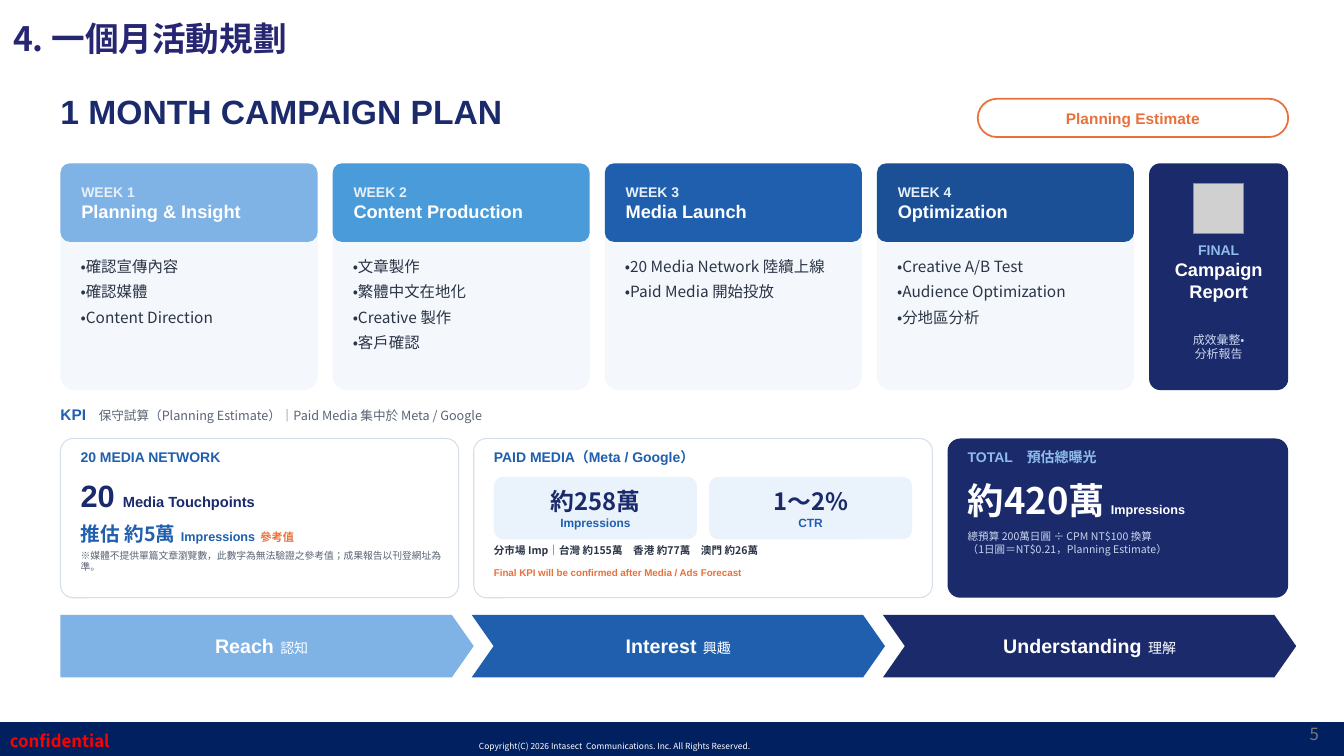
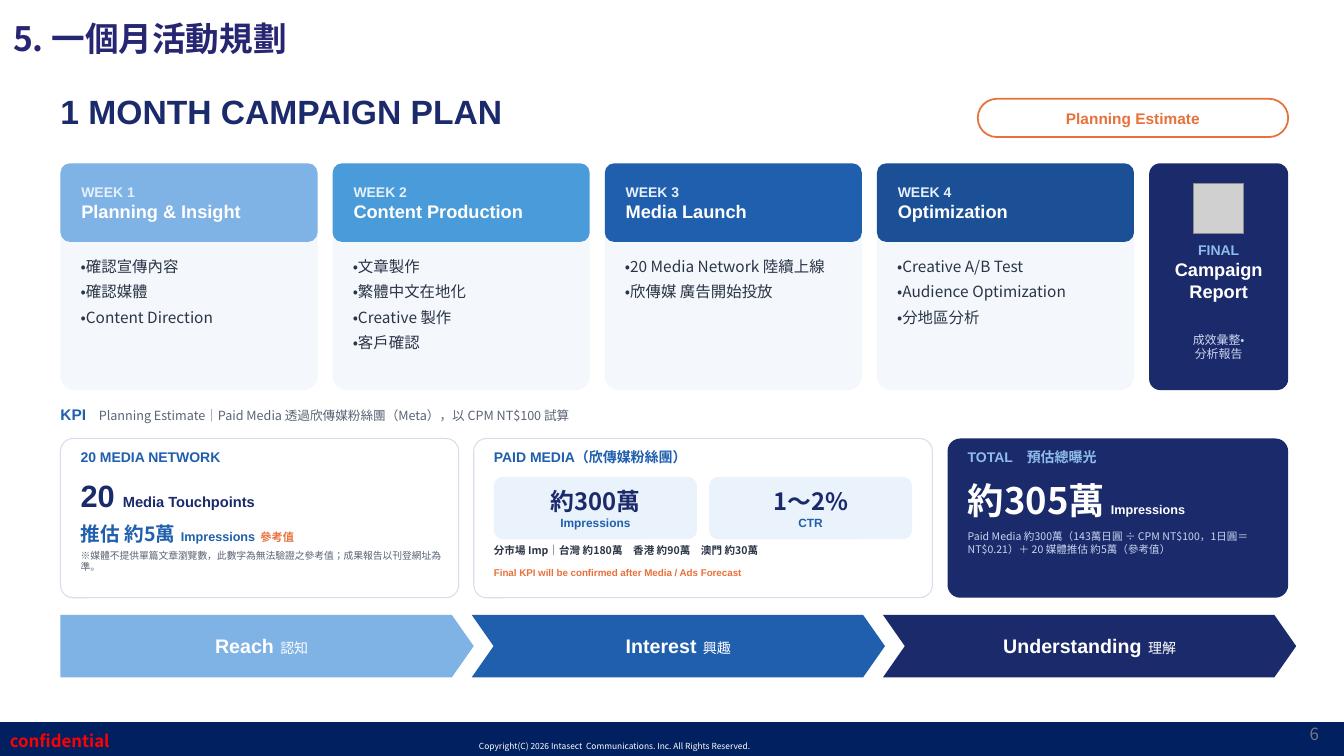
Before and after one commit to shelleychenyi/proposal, a slide deck: slide 6 of 神奈川縣/【Intasect】神奈川縣_台港澳2027年新年觀光禮儀宣導推廣企劃_202609_繁中版.pptx (slide 5 before the commit). Drawn at 1344x756 pixels with LibreOffice and Linux fonts; fonts in the diff are those of the drawing; grey boxes stand for pictures; background and template pictures are left out. Boxes give left, top, right and bottom in pixels: in the first picture for what was removed or moved away, otherwise in the second. Text is boxed around its words. In the diff, an @@ line names an element or a change of style, - is before the commit and + after.

```diff
--- a/神奈川縣/【Intasect】神奈川縣_台港澳2027年新年觀光禮儀宣導推廣企劃_202609_繁中版.pptx
+++ b/神奈川縣/【Intasect】神奈川縣_台港澳2027年新年觀光禮儀宣導推廣企劃_202609_繁中版.pptx
@@ text at [13, 22, 286, 54]: text changed @@
-4. 一個月活動規劃
+5. 一個月活動規劃
@@ text at [625, 284, 773, 299]: text changed @@
-・Paid Media 開始投放
+・欣傳媒 廣告開始投放
@@ text at [60, 409, 569, 423]: text changed @@
-KPI 保守試算（Planning Estimate）｜Paid Media 集中於 Meta / Google
+KPI Planning Estimate｜Paid Media 透過欣傳媒粉絲團（Meta），以 CPM NT$100 試算
@@ text at [494, 451, 687, 463]: text changed @@
-PAID MEDIA（Meta / Google）
+PAID MEDIA（欣傳媒粉絲團）
@@ text in rounded rectangle at [550, 489, 640, 512]: text changed @@
-約258萬
+約300萬
@@ text at [968, 483, 1185, 518]: text changed @@
-約420萬 Impressions
+約305萬 Impressions
@@ text at [968, 531, 1248, 554]: text changed @@
-總預算 200萬日圓 ÷ CPM NT$100 換算
-（1日圓＝NT$0.21，Planning Estimate）
+Paid Media 約300萬（143萬日圓 ÷ CPM NT$100，1日圓＝NT$0.21）＋ 20 媒體推估 約5萬（參考值）
@@ text at [494, 544, 759, 558]: text changed @@
-分市場 Imp｜台灣 約155萬 香港 約77萬 澳門 約26萬
+分市場 Imp｜台灣 約180萬 香港 約90萬 澳門 約30萬
@@ page number at [1310, 727, 1319, 740]: text changed @@
-5
+6
```
Also in this commit, not shown: 2 other slides changed, 1 slide added, 2 other files.
